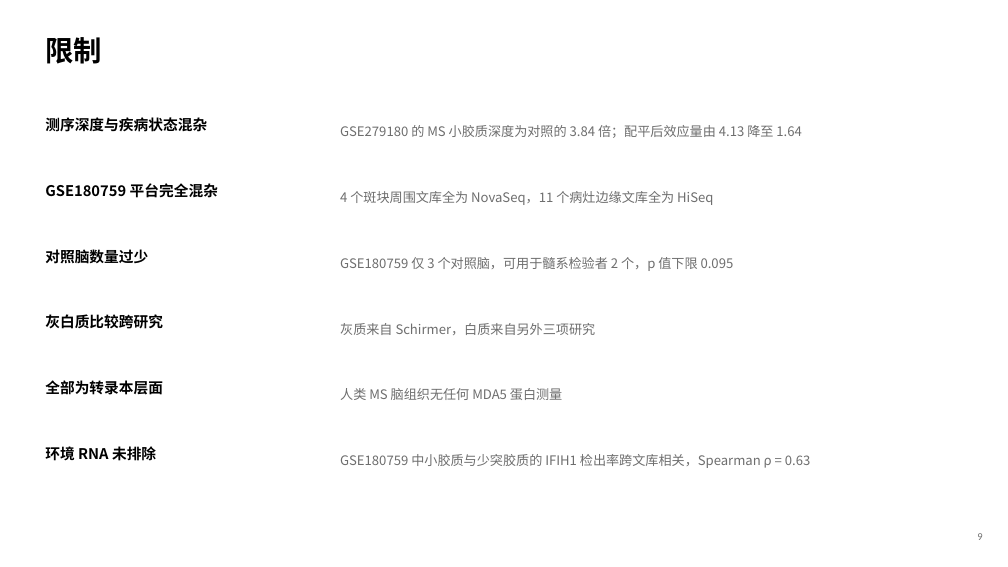
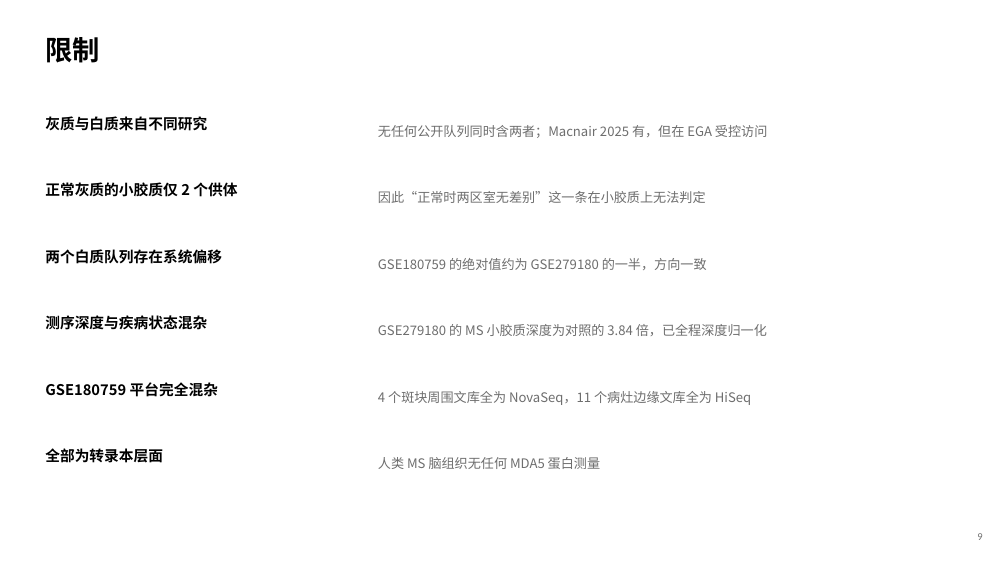
Before and after one commit to 7c96bzczcj-prog/aaa, a slide deck: slide 10 of results/mda5/MDA5_IFIH1_人脑与MS.pptx. Drawn at 1008x567 pixels with LibreOffice and Linux fonts; fonts in the diff are those of the drawing. Boxes give left, top, right and bottom in pixels: in the first picture for what was removed or moved away, otherwise in the second. Text is boxed around its words. In the diff, an @@ line names an element or a change of style, - is before the commit and + after.

```diff
--- a/results/mda5/MDA5_IFIH1_人脑与MS.pptx
+++ b/results/mda5/MDA5_IFIH1_人脑与MS.pptx
@@ text "限制" at [45,37,100,63]: size 27 to 26 pt @@
@@ text added at [45,116,207,131], 14 pt, text #000000, bold @@
+灰质与白质来自不同研究
@@ text at [378,125,767,138]: text changed @@
-GSE279180 的 MS 小胶质深度为对照的 3.84 倍；配平后效应量由 4.13 降至 1.64
+无任何公开队列同时含两者；Macnair 2025 有，但在 EGA 受控访问
@@ text added at [45,182,237,197], 14 pt, text #000000, bold @@
+正常灰质的小胶质仅 2 个供体
@@ text added at [378,191,706,203], 12.5 pt, text #6E6E6E @@
+因此“正常时两区室无差别”这一条在小胶质上无法判定
@@ text at [45,249,222,264]: text changed @@
-对照脑数量过少
+两个白质队列存在系统偏移
@@ text at [378,258,707,270]: text changed @@
-GSE180759 仅 3 个对照脑，可用于髓系检验者 2 个，p 值下限 0.095
+GSE180759 的绝对值约为 GSE279180 的一半，方向一致
@@ text "测序深度与疾病状态混杂": place and size @@
-text "测序深度与疾病状态混杂" at [45,117,207,132]
+text "测序深度与疾病状态混杂" at [45,315,207,330]
@@ text removed at [45,314,163,329] @@
-灰白质比较跨研究
@@ text at [378,324,767,336]: text changed @@
-灰质来自 Schirmer，白质来自另外三项研究
+GSE279180 的 MS 小胶质深度为对照的 3.84 倍，已全程深度归一化
@@ text "GSE180759 平台完全混杂": place and size @@
-text "GSE180759 平台完全混杂" at [45,183,218,198]
+text "GSE180759 平台完全混杂" at [45,382,218,397]
@@ text "4 个斑块周围文库全为 NovaSeq，11 个病灶边缘文库全为 HiSeq": place and size @@
-text "4 个斑块周围文库全为 NovaSeq，11 个病灶边缘文库全为 HiSeq" at [340,191,713,205]
+text "4 个斑块周围文库全为 NovaSeq，11 个病灶边缘文库全为 HiSeq" at [378,391,751,405]
@@ text "全部为转录本层面": place and size @@
-text "全部为转录本层面" at [45,380,163,395]
+text "全部为转录本层面" at [45,448,163,463]
@@ text removed at [45,446,156,461] @@
-环境 RNA 未排除
@@ text "人类 MS 脑组织无任何 MDA5 蛋白测量": place and size @@
-text "人类 MS 脑组织无任何 MDA5 蛋白测量" at [340,388,562,400]
+text "人类 MS 脑组织无任何 MDA5 蛋白测量" at [378,457,600,469]
@@ text removed at [340,454,810,468] @@
-GSE180759 中小胶质与少突胶质的 IFIH1 检出率跨文库相关，Spearman ρ = 0.63
```
Also in this commit, not shown: 9 other slides changed, 9 other files.
